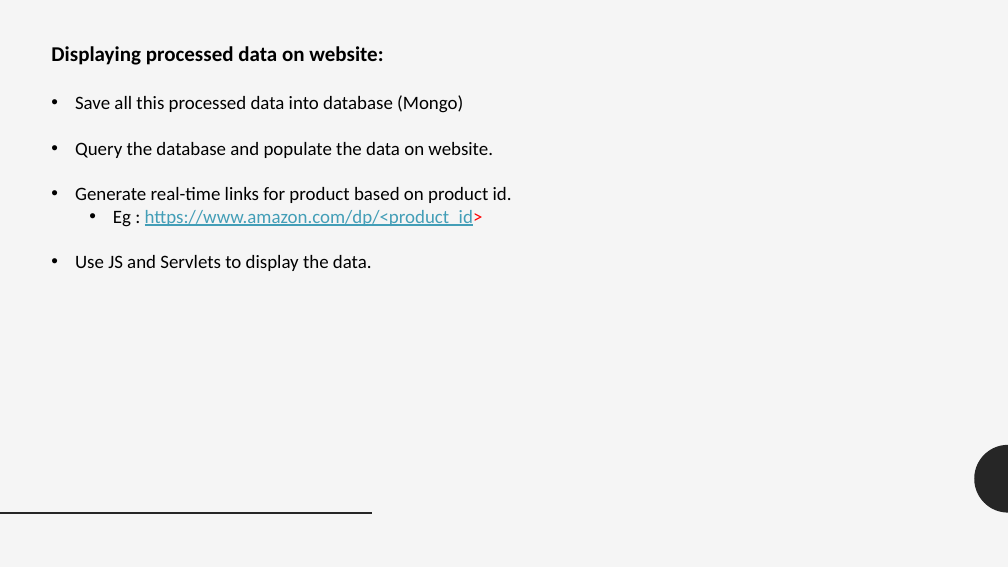
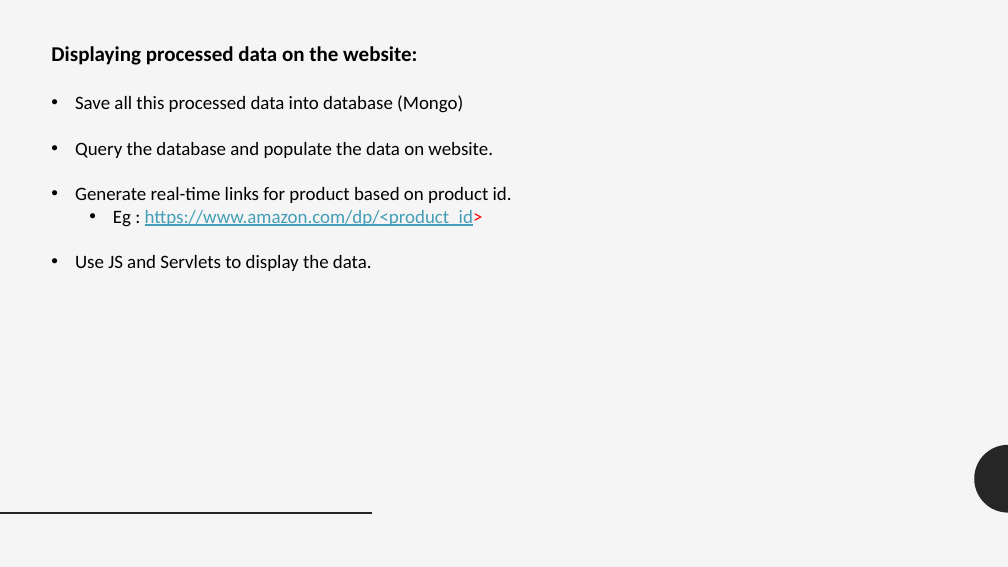
Before and after one commit to Varun-Shanbhag-007/CSP_EWA, a slide deck: slide 5 of IGNITE.pptm. Drawn at 1008x567 pixels with LibreOffice and Linux fonts; fonts in the diff are those of the drawing. Boxes give left, top, right and bottom in pixels: in the first picture for what was removed or moved away, otherwise in the second. Text is boxed around its words. In the diff, an @@ line names an element or a change of style, - is before the commit and + after.

```diff
--- a/IGNITE.pptm
+++ b/IGNITE.pptm
@@ text at <box>51,46,417,65</box>: text changed @@
-Displaying processed data on website:
+Displaying processed data on the website:
```
Also in this commit, not shown: 1 other slide changed, 1 slide added, 1 slide removed.
